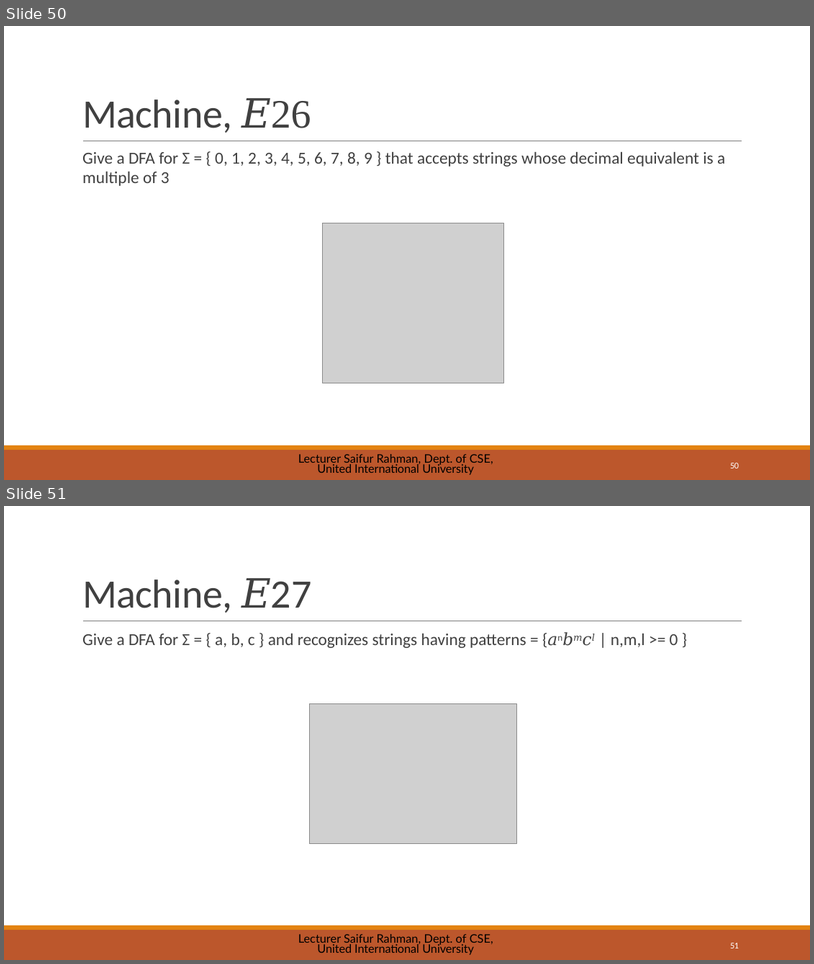
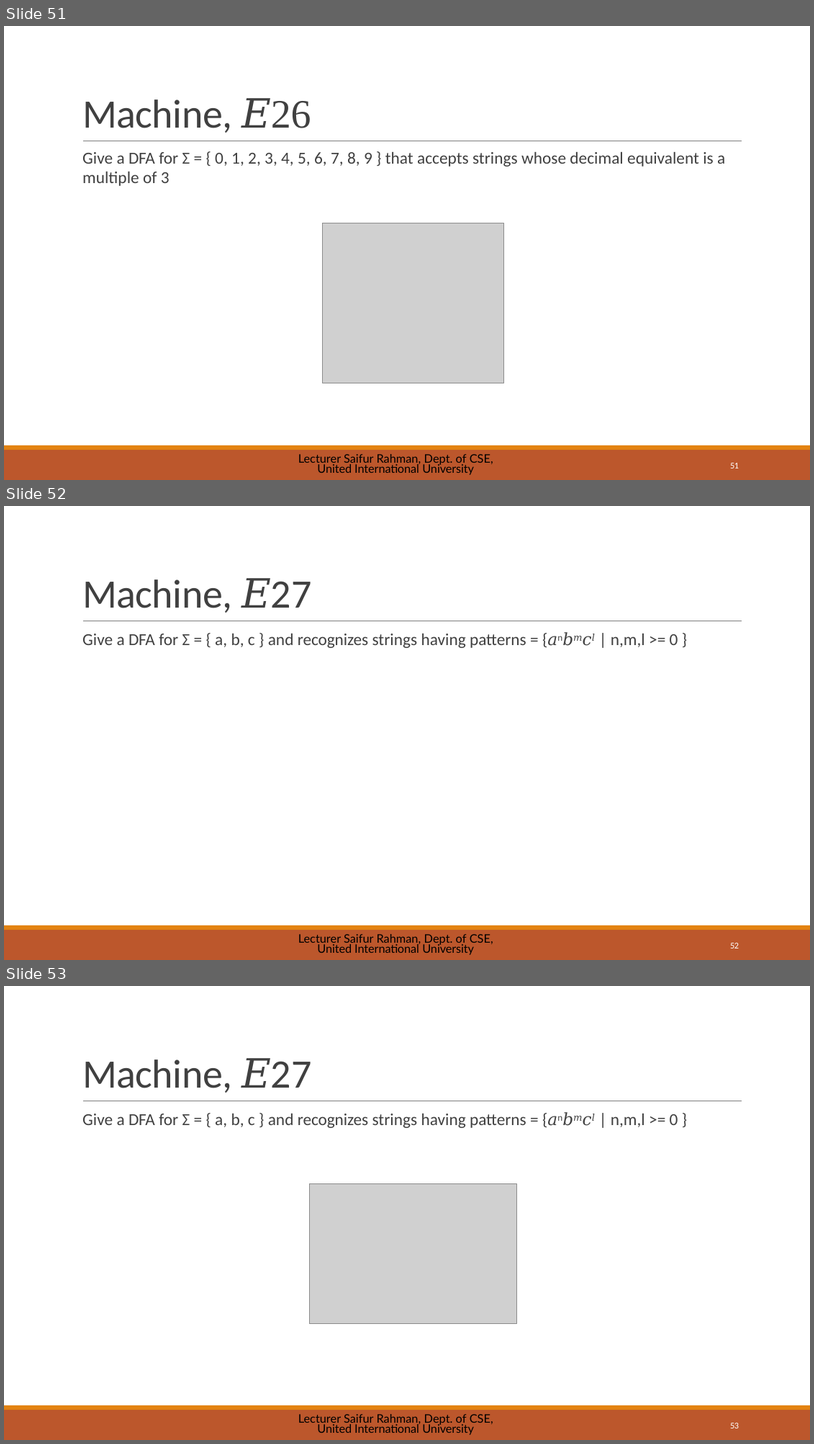
Before and after one commit to saifurrahman1701/UIU-Courses-Materials-, a slide deck: BSCSE/[251] Spring 2025/Theory of Computation_CSE 2233/Slides/03 - DFA.pptx. Shown one above the other, each under a label of ours: slides 50 and 51 before the commit, slides 51, 52 and 53 after it. The pictures are 814x964 and 814x1444 pixels, drawn with LibreOffice and Linux fonts; fonts in the diff are those of the drawing; grey boxes stand for pictures. Boxes give left, top, right and bottom in pixels: in the first picture for what was removed or moved away, otherwise in the second. Text is boxed around its words. In the diff, an @@ line names an element or a change of style, - is before the commit and + after.

```diff
--- a/BSCSE/[251] Spring 2025/Theory of Computation_CSE 2233/Slides/03 - DFA.pptx
+++ b/BSCSE/[251] Spring 2025/Theory of Computation_CSE 2233/Slides/03 - DFA.pptx
@@ slide 52 added at [4,506,810,960], background #FFFFFF; not listed: 3 template elements that a slide beside it also shows @@
@@ title added at [82,578,312,613], 48 pt, text #404040 @@
+Machine, 𝐸27
@@ text added at [82,633,679,648], 20 pt, text #404040 @@
+Give a DFA for Σ = { a, b, c } and recognizes strings having patterns = {𝑎n𝑏𝑚𝑐𝑙 | n,m,l >= 0 }
@@ text added at [298,934,494,955], 14 pt, text #000000 @@
+Lecturer Saifur Rahman, Dept. of CSE, United International University
@@ page number added at [730,942,739,948], 10.5 pt, text #FFFFFF @@
+52
@@ what was slide 50 is now slide 51 @@
@@ page number at [730,462,739,468]: text changed @@
-50
+51
@@ what was slide 51 is now slide 53 @@
@@ page number at [730,1422,739,1428]: text changed @@
-51
+53
```
Also in this commit, not shown: 2 other slides added, 8 other files.
